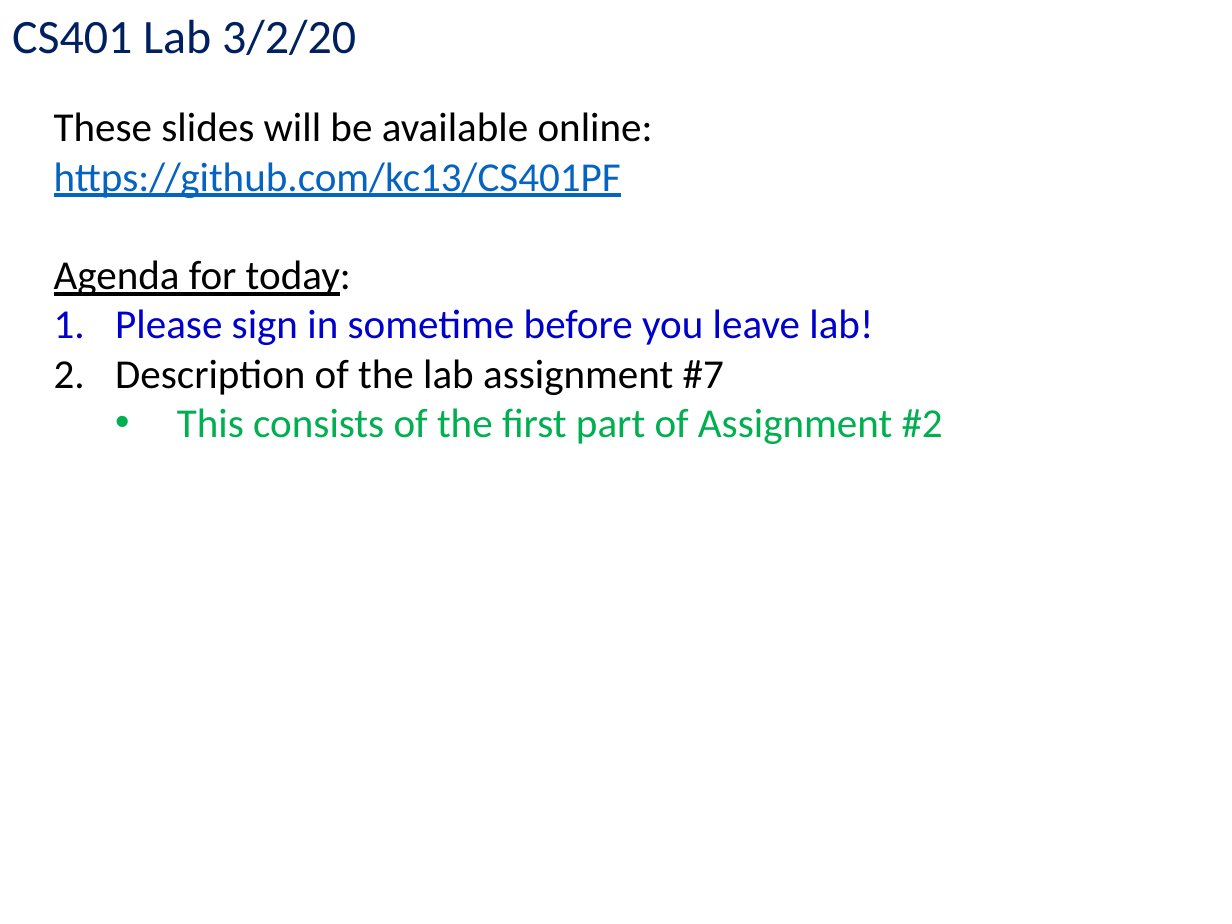
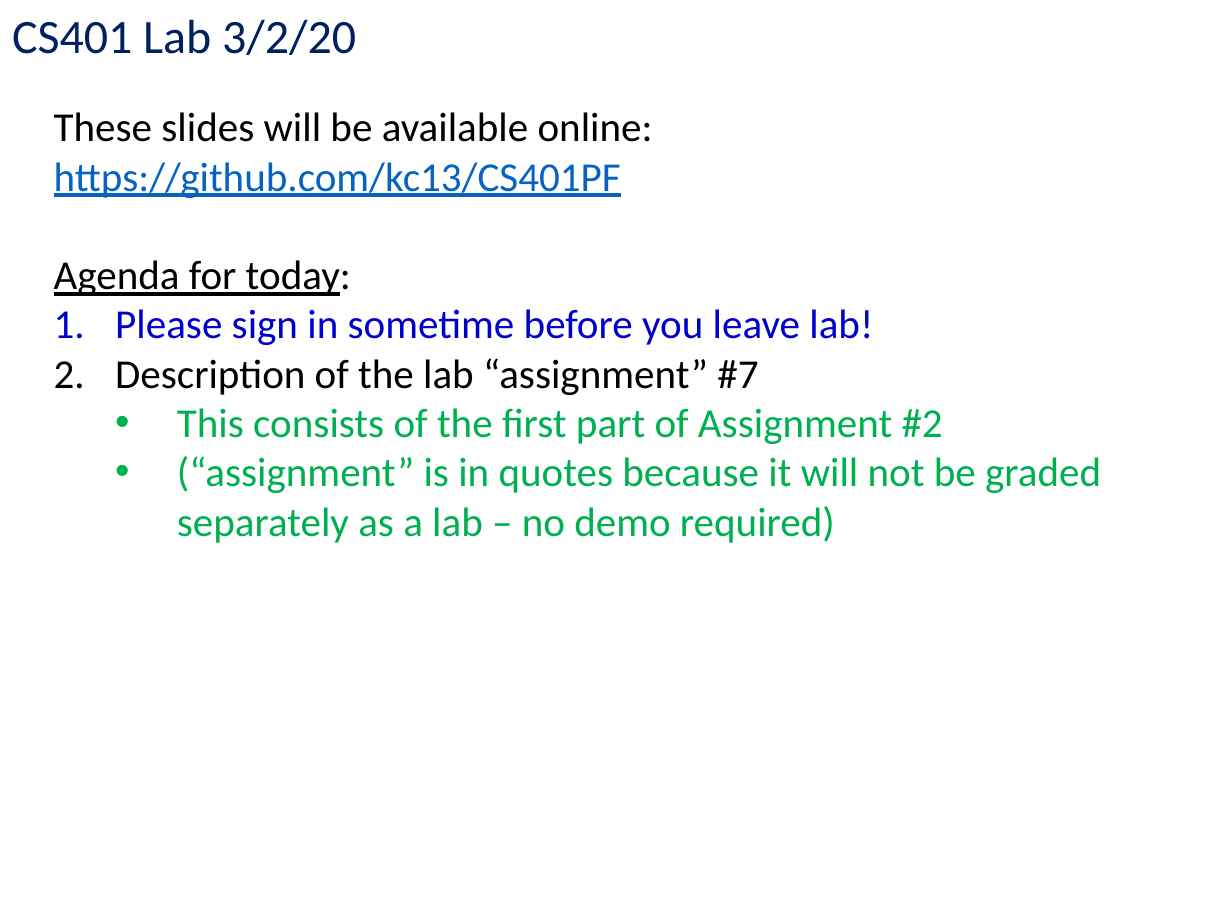
Before and after one commit to kc13/CS401PF, a slide deck: slide 1 of cs401_3_2_20.pptx. Drawn at 1232x924 pixels with LibreOffice and Linux fonts; fonts in the diff are those of the drawing. Boxes give left, top, right and bottom in pixels: in the first picture for what was removed or moved away, otherwise in the second. Text is boxed around its words. In the diff, an @@ line names an element or a change of style, - is before the commit and + after.

```diff
--- a/cs401_3_2_20.pptx
+++ b/cs401_3_2_20.pptx
@@ text at (115,358,758,395): text changed @@
-  2. Description of the lab assignment #7
+  2. Description of the lab “assignment” #7
@@ text at (177,456,1101,543): paragraph added @@
+    • (“assignment” is in quotes because it will not be graded separately as a lab – no demo required)
```
